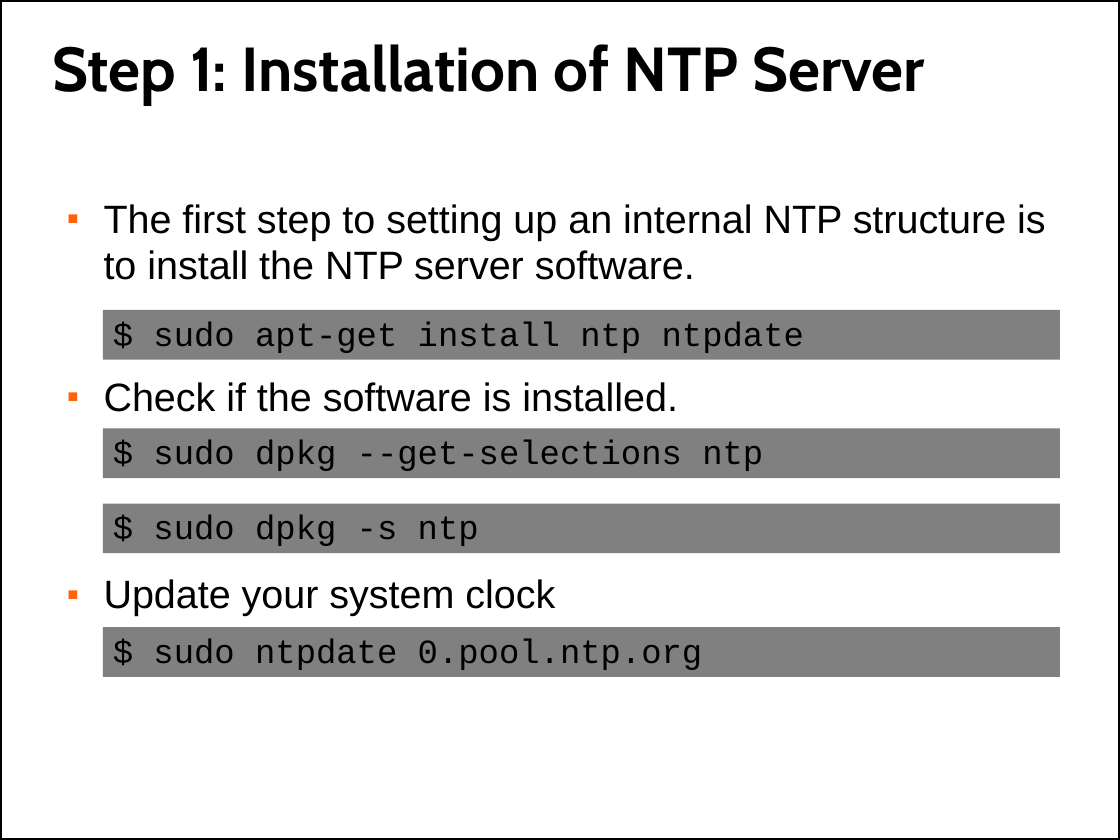
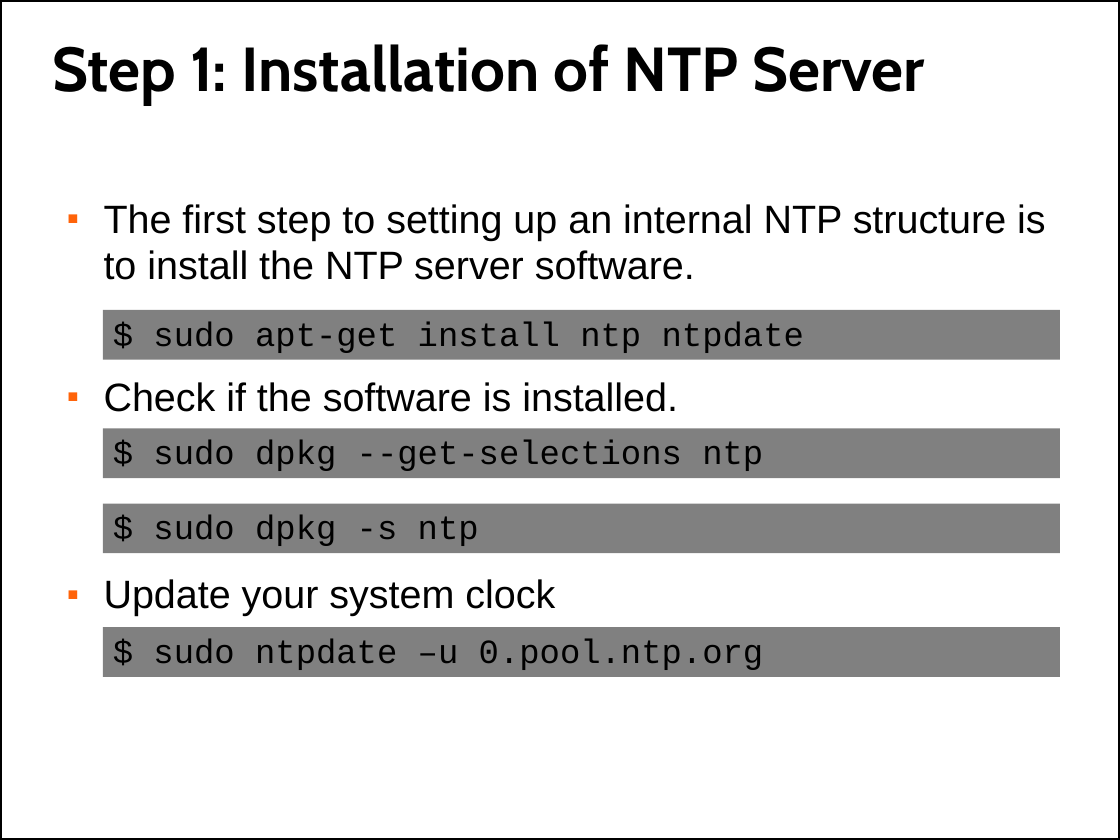
Before and after one commit to afnog/sse, a slide deck: slide 8 of ntp/ntp-service.pptx. Drawn at 1120x840 pixels with LibreOffice and Linux fonts; fonts in the diff are those of the drawing; background and template pictures are left out. Boxes give left, top, right and bottom in pixels: in the first picture for what was removed or moved away, otherwise in the second. Text is boxed around its words. In the diff, an @@ line names an element or a change of style, - is before the commit and + after.

```diff
--- a/ntp/ntp-service.pptx
+++ b/ntp/ntp-service.pptx
@@ text in rectangle at bbox=[153, 638, 764, 670]: text changed @@
-$ sudo ntpdate 0.pool.ntp.org
+$ sudo ntpdate –u 0.pool.ntp.org
```
Also in this commit, not shown: 2 other slides changed.
